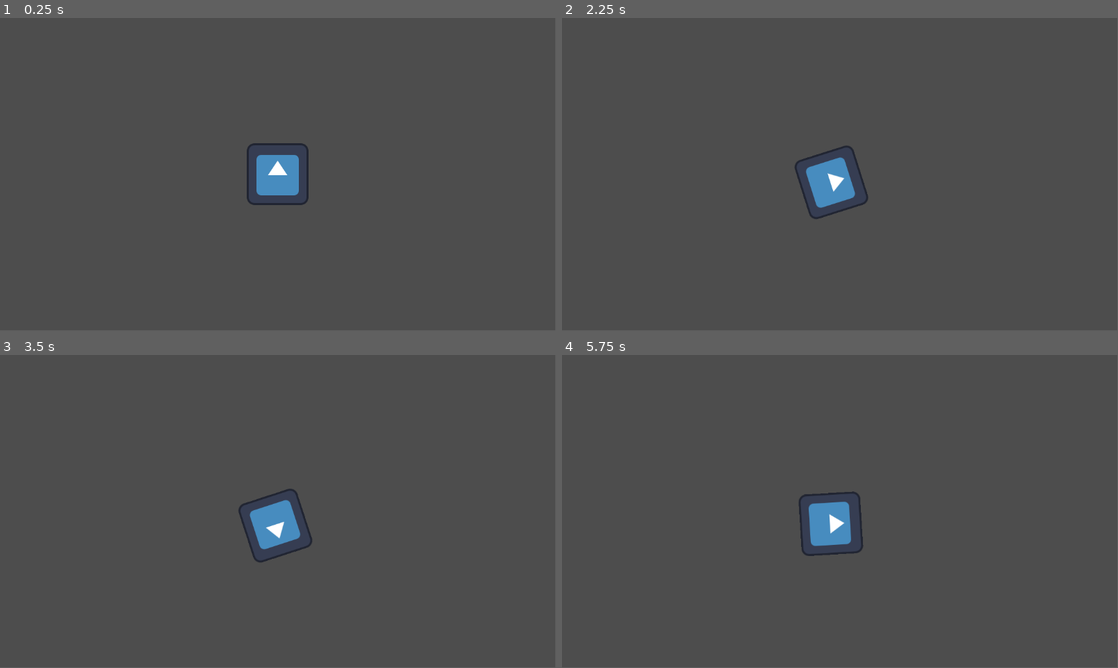
Above: before the commit, frames 1-4 (two rows, left to right).
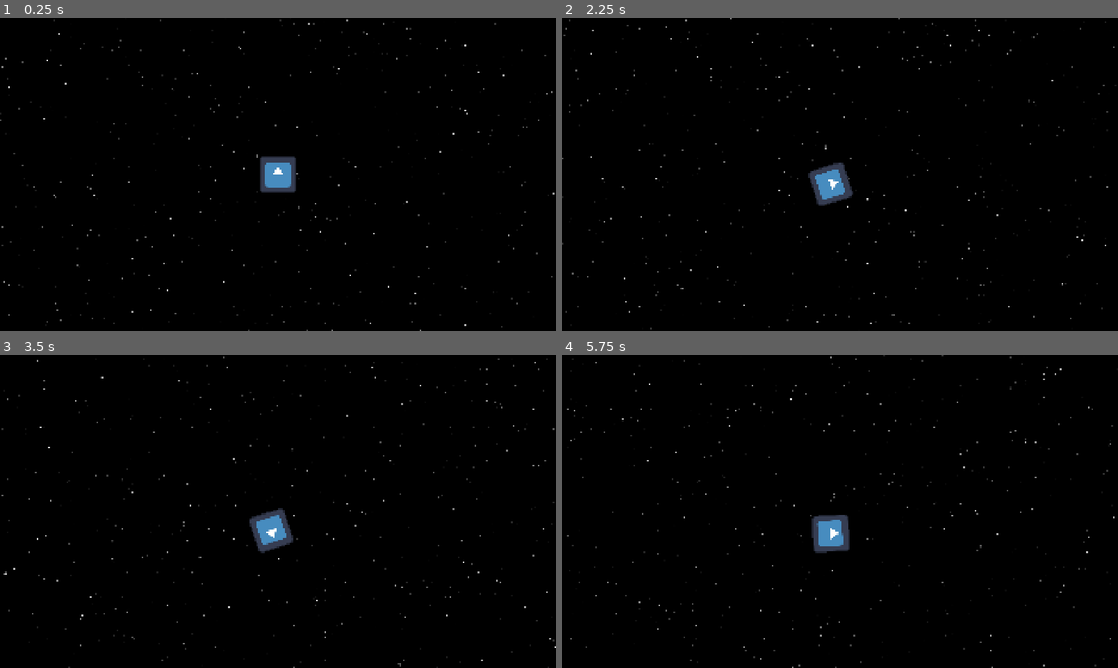
Above: after the commit, the same moments.

Repository: adamalbu/at-the-edge-of-the-inner-system
Game: Godot game, scene res://main.tscn
Two runs of this game, one before a commit and one after it. Both use one fixed random seed, a clock stepped at 60 frames per second and the inputs below. The engine's default icon, where the game draws it, is replaced by a stand-in: a white triangle on a blue panel in a dark square.
Inputs:
- Up to frame 1 (0.25 s): no input
- Up to frame 2 (2.25 s): tap Enter at 0.5 s; hold D (right) 0.53-1.28 s; hold S (backwards) 1.28-2.03 s; hold D (right) from 2.03 s (still down)
- Up to frame 3 (3.5 s): release D (right) at 2.78 s; hold W (forward) from 2.78 s (still down)
- Up to frame 4 (5.75 s): release W (forward) at 3.53 s; hold A (left) 3.53-5.03 s; hold S (backwards) from 5.03 s (still down)
In our replay, the window is 799x449 before the commit and 800x450 after it. These sizes can differ from the game's own. Grey fills any space a smaller window leaves; there, only what the larger window draws over its background counts as a difference.

The runs differ from the first frame. In frame 1, 99% of the frame differs, in the area x 0-100%, y 0-100%; in frame 2, 99%; in frame 3, 99%; in frame 4, 99%.

Commit message:
background

Diff:
--- a/main.tscn
+++ b/main.tscn
@@ -1,14 +1,23 @@
 [gd_scene format=3 uid="uid://cbrd5uthhsyjh"]
 
+[ext_resource type="Texture2D" uid="uid://cp1l3ql8b6gvt" path="res://stars.png" id="1_h2yge"]
 [ext_resource type="Texture2D" uid="uid://dqbkcf1fwh3pu" path="res://icon.svg" id="1_ig7tw"]
 [ext_resource type="Script" uid="uid://cdrm21hjt22fg" path="res://player.gd" id="2_0xm2m"]
 
 [node name="Node2D" type="Node2D" unique_id=2012011173]
 
+[node name="Parallax2D" type="Parallax2D" parent="." unique_id=1428591634]
+repeat_size = Vector2(3840, 2160)
+
+[node name="Sprite2D" type="Sprite2D" parent="Parallax2D" unique_id=883747782]
+position = Vector2(578, 322)
+scale = Vector2(2.24, 2.24)
+texture = ExtResource("1_h2yge")
+
 [node name="Sprite2D" type="Sprite2D" parent="." unique_id=961911905]
-position = Vector2(618, 302)
 texture = ExtResource("1_ig7tw")
 script = ExtResource("2_0xm2m")
 
 [node name="Camera2D" type="Camera2D" parent="Sprite2D" unique_id=207304984]
 position_smoothing_enabled = true
+position_smoothing_speed = 2.0
--- a/project.godot
+++ b/project.godot
@@ -14,6 +14,12 @@
 run/main_scene="uid://cbrd5uthhsyjh"
 config/features=PackedStringArray("4.6", "Mobile")
 config/icon="res://icon.svg"
+
+[display]
+
+window/size/viewport_width=1920
+window/size/viewport_height=1080
+window/stretch/mode="canvas_items"
 
 [editor_plugins]
 
Binary file added: stars.png
Not shown, added: stars.png.import
